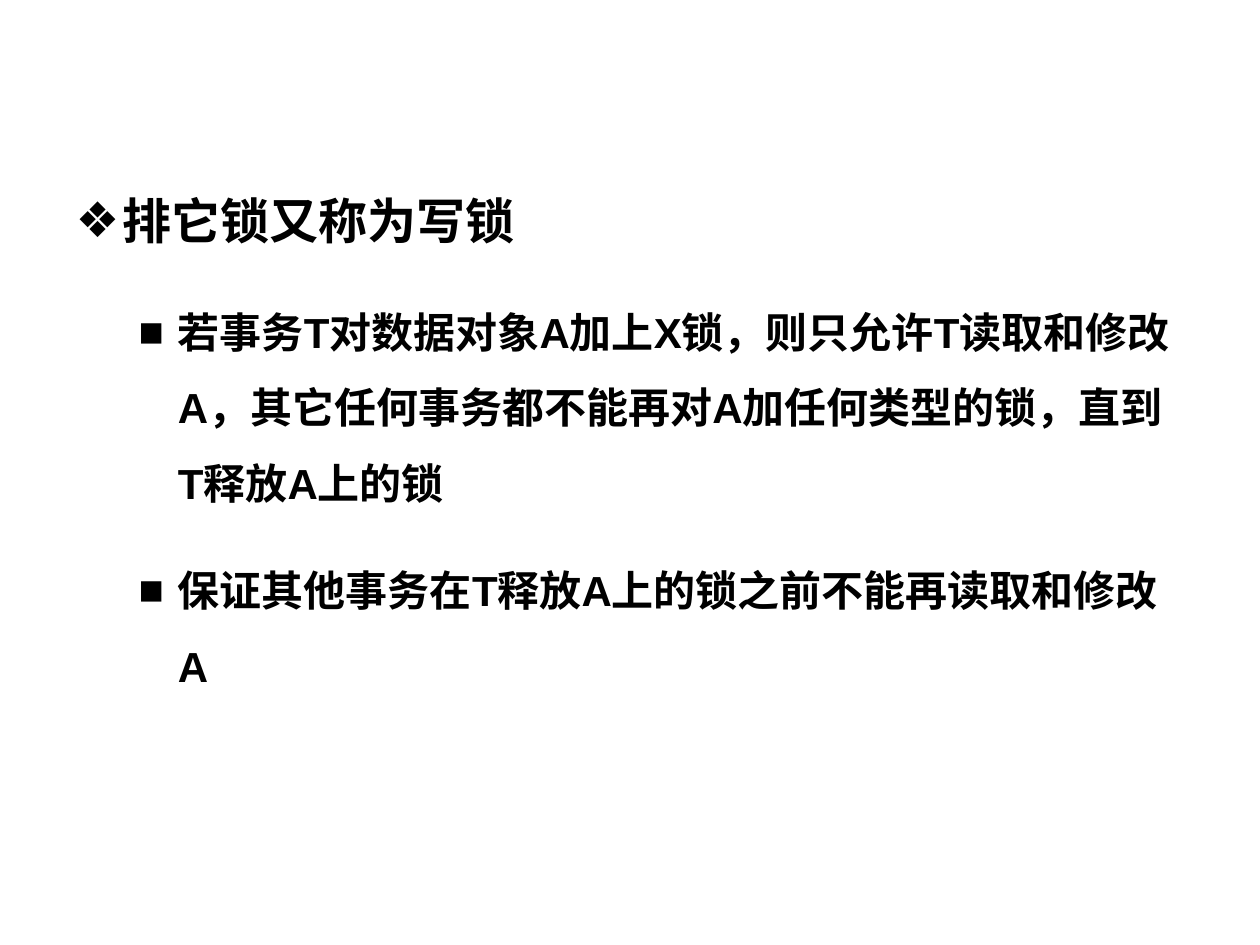
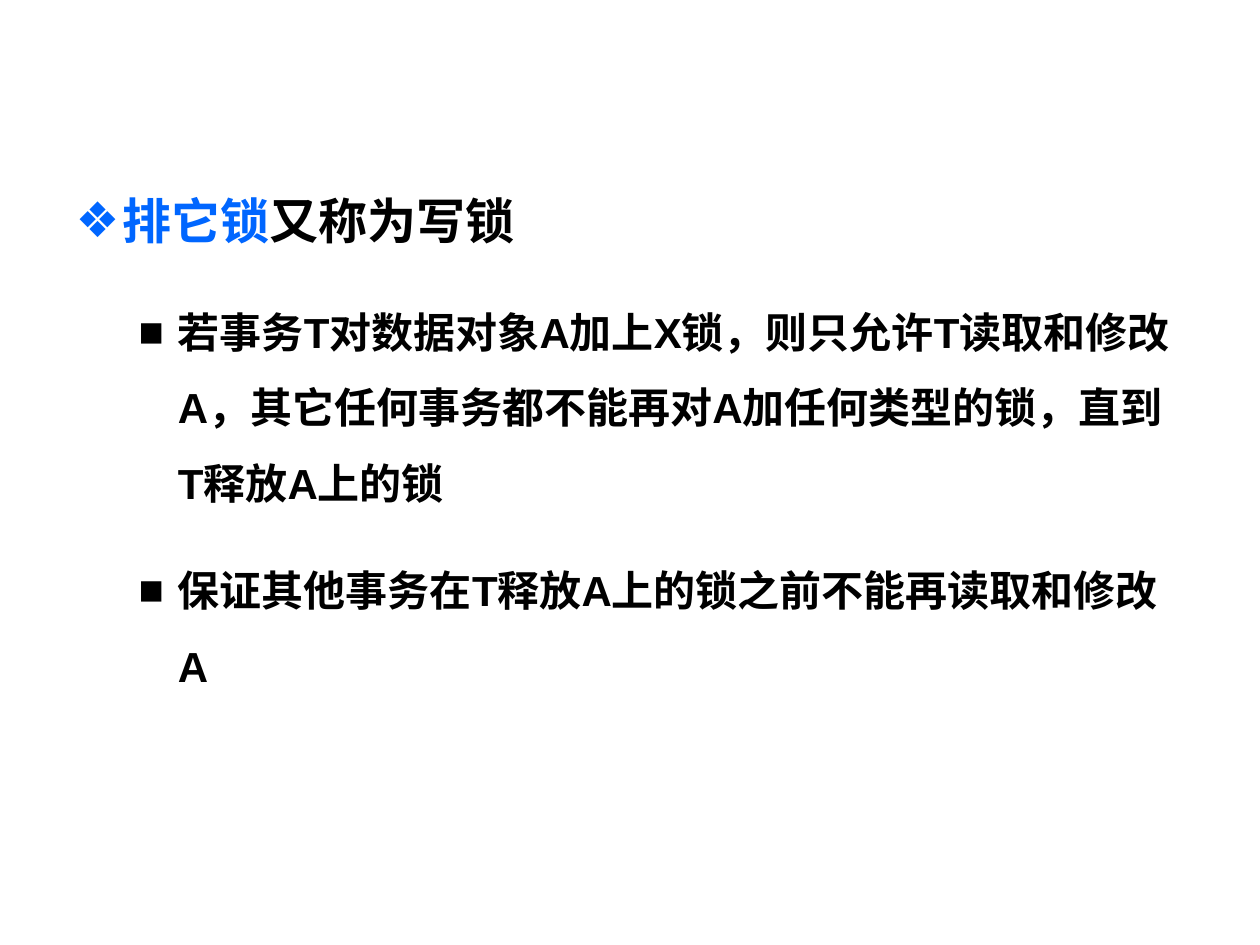
Before and after one commit to HBU/DataBase, a slide deck: slide 21 of PPT/DB第11章.ppt. Drawn at 1260x945 pixels with LibreOffice and Linux fonts; fonts in the diff are those of the drawing; background and template pictures are left out. Boxes give left, top, right and bottom in pixels: in the first picture for what was removed or moved away, otherwise in the second. Text is boxed around its words. In the diff, an @@ line names an element or a change of style, - is before the commit and + after.

```diff
--- a/PPT/DB第11章.ppt
+++ b/PPT/DB第11章.ppt
@@ text at (x1=123, y1=197, x2=514, y2=244): text colour #000000 to #0066FF in "排它锁又称为写锁"; bullet colour #000000 to #0066FF @@
```
Also in this commit, not shown: 22 other slides changed.
